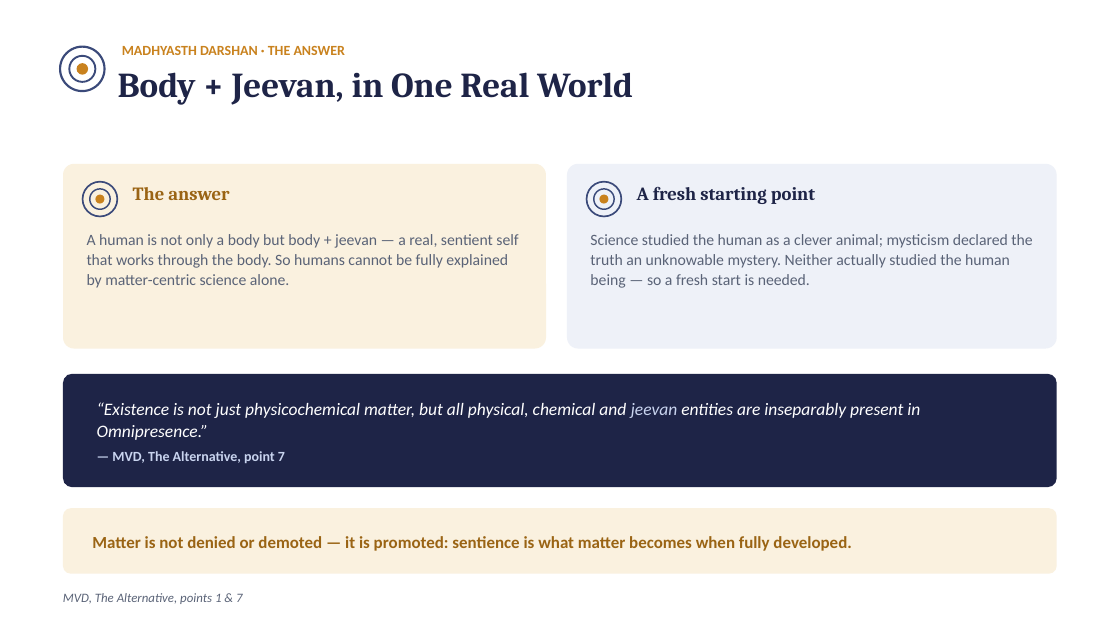
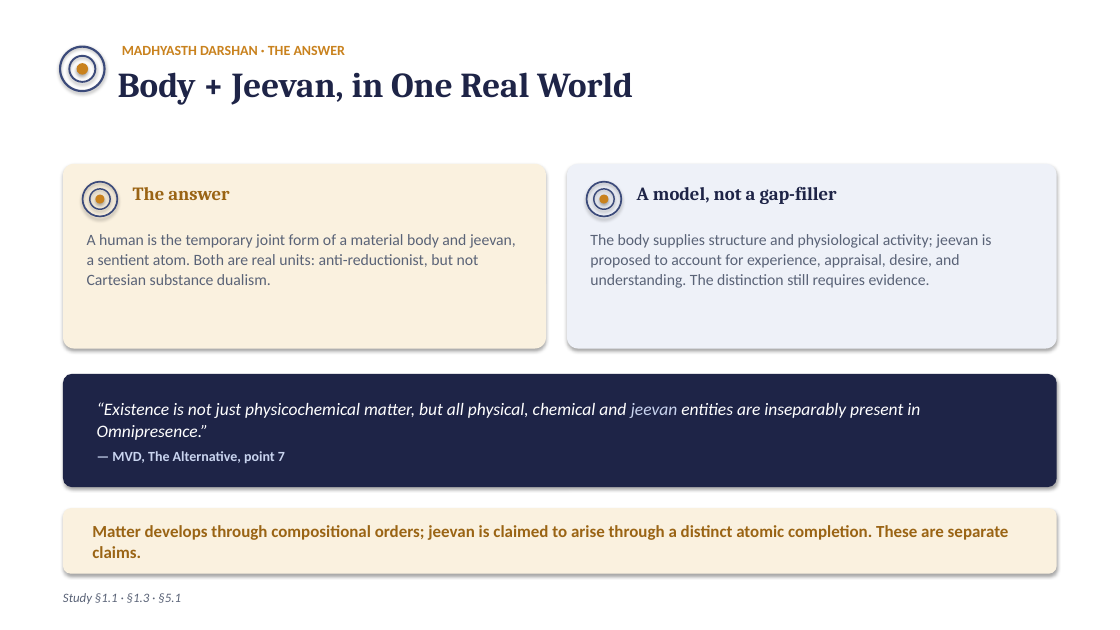
Before and after one commit to raghavamohan/AnalyticMadhyasthDarshan, a slide deck: slide 7 of Studies/Why-Humans-Are-Not-Just-Material/Why-Humans-Are-Not-Just-Material.pptx. Drawn at 1120x630 pixels with LibreOffice and Linux fonts; fonts in the diff are those of the drawing. Boxes give left, top, right and bottom in pixels: in the first picture for what was removed or moved away, otherwise in the second. Text is boxed around its words. In the diff, an @@ line names an element or a change of style, - is before the commit and + after.

Commit message:
Refine human ontology study and presentation

```diff
--- a/Studies/Why-Humans-Are-Not-Just-Material/Why-Humans-Are-Not-Just-Material.pptx
+++ b/Studies/Why-Humans-Are-Not-Just-Material/Why-Humans-Are-Not-Just-Material.pptx
@@ rectangle added at (0,0,1120,630), fill #FFFFFF @@
@@ text at (637,187,837,204): text changed @@
-A fresh starting point
+A model, not a gap-filler
@@ text at (87,234,516,285): text changed @@
-A human is not only a body but body + jeevan — a real, sentient self that works through the body. So humans cannot be fully explained by matter-centric science alone.
+A human is the temporary joint form of a material body and jeevan, a sentient atom. Both are real units: anti-reductionist, but not Cartesian substance dualism.
@@ text at (590,234,992,288): text changed @@
-Science studied the human as a clever animal; mysticism declared the truth an unknowable mystery. Neither actually studied the human being — so a fresh start is needed.
+The body supplies structure and physiological activity; jeevan is proposed to account for experience, appraisal, desire, and understanding. The distinction still requires evidence.
@@ shadow on in 13 elements at (60,47,105,92), (69,55,95,82), (76,63,88,75), (63,164,546,349), (82,181,117,216), (90,189,110,209), (96,195,105,204), (567,164,1057,349), (586,181,621,216), (594,189,614,209), (600,195,609,204), (63,374,1057,487), (63,508,1057,574) @@
@@ text at (92,525,1009,558): text changed @@
-Matter is not denied or demoted — it is promoted: sentience is what matter becomes when fully developed.
+Matter develops through compositional orders; jeevan is claimed to arise through a distinct atomic completion. These are separate claims.
@@ text at (63,593,181,604): text changed @@
-MVD, The Alternative, points 1 & 7
+Study §1.1 · §1.3 · §5.1
```
Also in this commit, not shown: 19 other slides changed, 5 other files.
